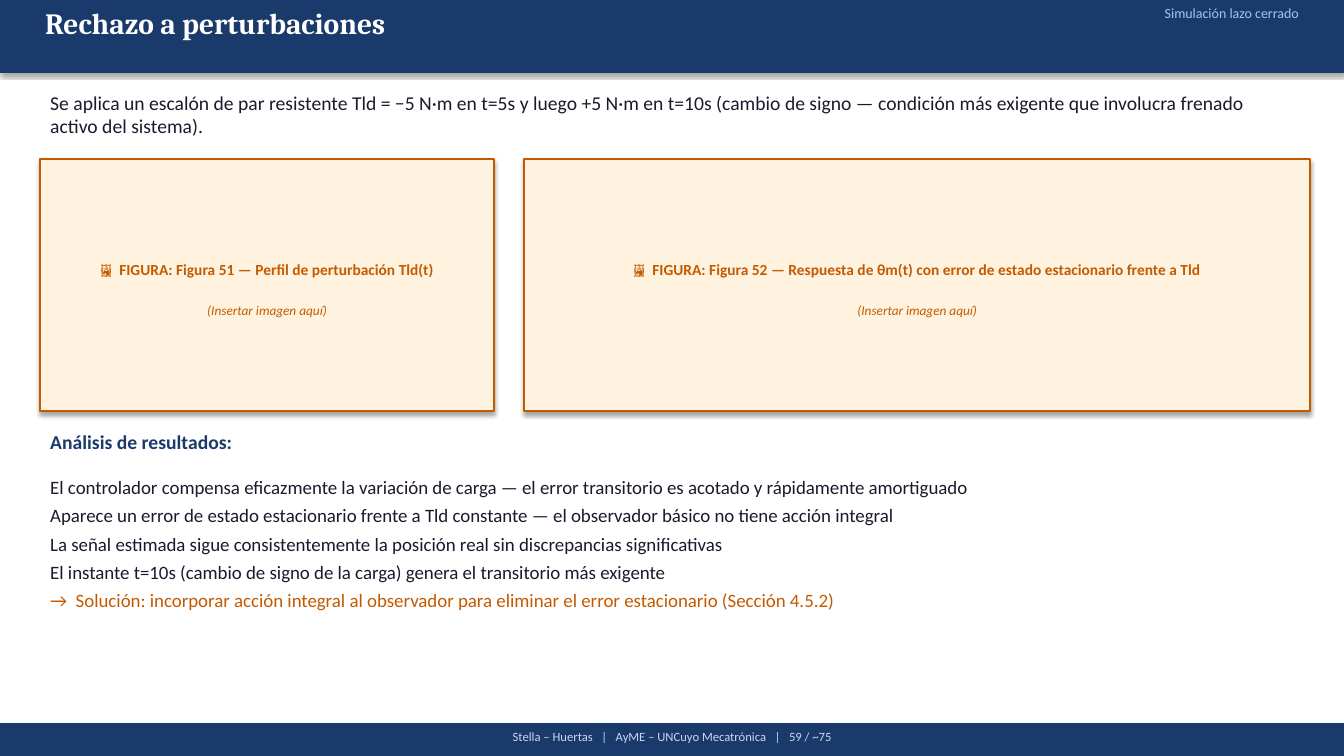
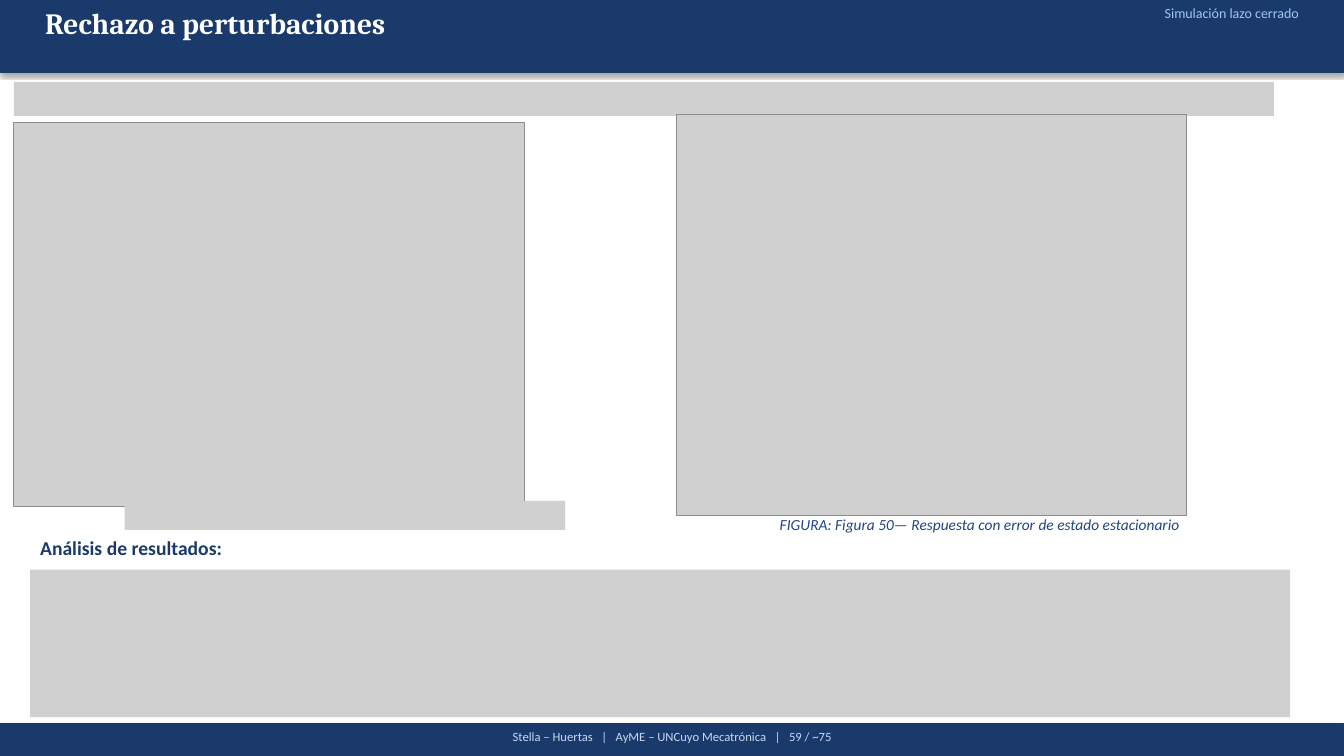
Before and after one commit to Juan-Stella/Automatica-y-maquinas-electricas-final, a slide deck: slide 77 of Presentación/AyME_Stella_Huertas_Presentacion1.pptx (slide 74 before the commit). Drawn at 1344x756 pixels with LibreOffice and Linux fonts; fonts in the diff are those of the drawing; grey boxes stand for pictures. Boxes give left, top, right and bottom in pixels: in the first picture for what was removed or moved away, otherwise in the second. Text is boxed around its words. In the diff, an @@ line names an element or a change of style, - is before the commit and + after.

```diff
--- a/Presentación/AyME_Stella_Huertas_Presentacion1.pptx
+++ b/Presentación/AyME_Stella_Huertas_Presentacion1.pptx
@@ picture added at (x1=14, y1=82, x2=1274, y2=116) @@
@@ text removed at (x1=50, y1=96, x2=1244, y2=136) @@
-Se aplica un escalón de par resistente Tld = −5 N·m en t=5s y luego +5 N·m en t=10s (cambio de signo — condición más exigente que involucra frenado activo del sistema).
@@ picture added at (x1=677, y1=115, x2=1188, y2=516) @@
@@ picture added at (x1=14, y1=123, x2=525, y2=507) @@
@@ rectangle removed at (x1=40, y1=159, x2=494, y2=411) @@
@@ rectangle removed at (x1=524, y1=159, x2=1311, y2=411) @@
@@ text removed at (x1=119, y1=263, x2=434, y2=278) @@
-🖼 FIGURA: Figura 51 — Perfil de perturbación Tld(t)
@@ text removed at (x1=207, y1=305, x2=327, y2=318) @@
-(Insertar imagen aquí)
@@ text removed at (x1=857, y1=305, x2=977, y2=318) @@
-(Insertar imagen aquí)
@@ text removed at (x1=50, y1=481, x2=968, y2=611) @@
-El controlador compensa eficazmente la variación de carga — el error transitorio es acotado y rápidamente amortiguado
-Aparece un error de estado estacionario frente a Tld constante — el observador básico no tiene acción integral
-La señal estimada sigue consistentemente la posición real sin discrepancias significativas
-El instante t=10s (cambio de signo de la carga) genera el transitorio más exigente
-→ Solución: incorporar acción integral al observador para eliminar el error estacionario (Sección 4.5.2)
@@ picture added at (x1=125, y1=501, x2=566, y2=530) @@
@@ text "Análisis de resultados:" moved from (x1=50, y1=435, x2=232, y2=449) to (x1=40, y1=541, x2=222, y2=555) @@
@@ text at (x1=780, y1=519, x2=1179, y2=533): text changed; text colour #C35A00 to #224488; bold off; italic on @@
-🖼 FIGURA: Figura 52 — Respuesta de θm(t) con error de estado estacionario frente a Tld
+FIGURA: Figura 50— Respuesta con error de estado estacionario
@@ picture added at (x1=30, y1=570, x2=1291, y2=717) @@
```
Also in this commit, not shown: 6 other slides changed, 11 slides added, 4 slides removed, 1 other file.
